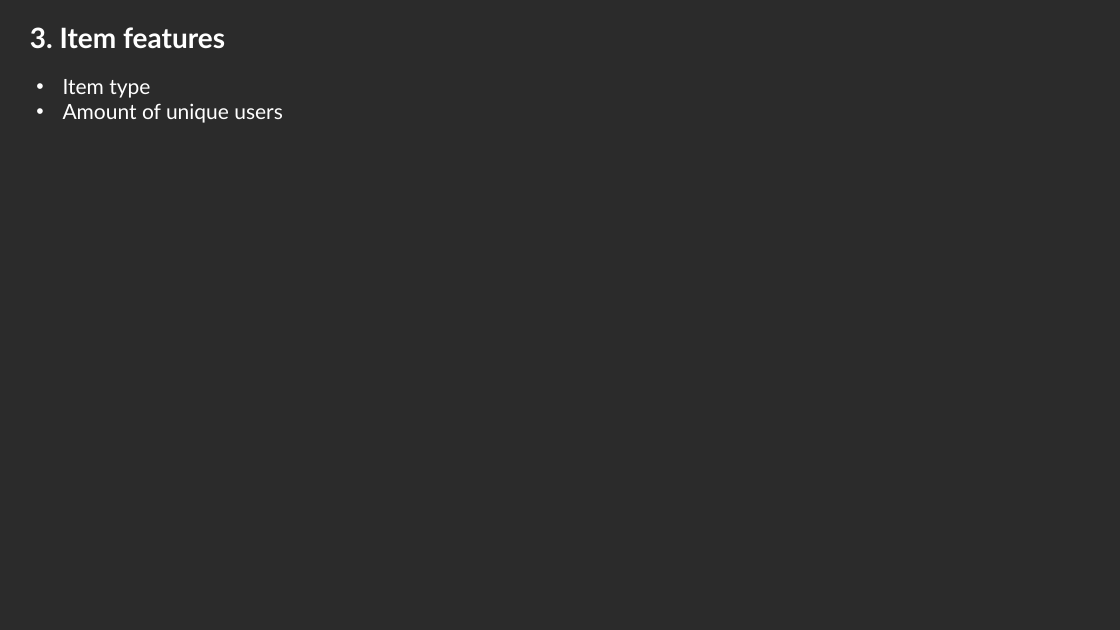
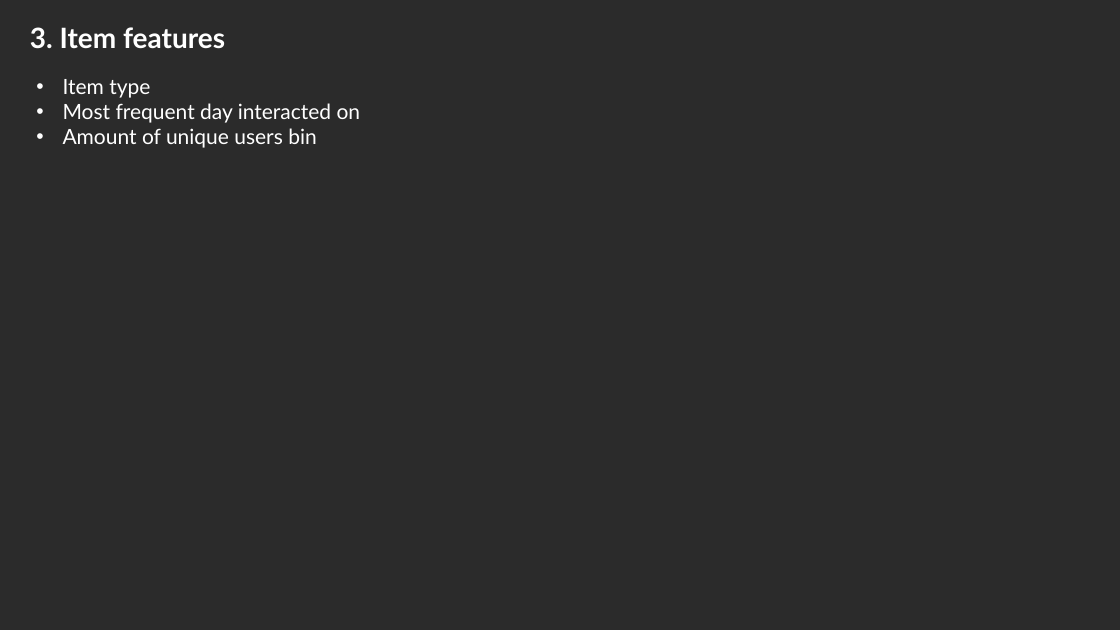
Before and after one commit to lizesteyn/FNBdataquest, a slide deck: slide 36 of Presentation1.pptx (slide 34 before the commit). Drawn at 1120x630 pixels with LibreOffice and Linux fonts; fonts in the diff are those of the drawing; background and template pictures are left out; a plain dark background stands for a picture behind light text. Boxes give left, top, right and bottom in pixels: in the first picture for what was removed or moved away, otherwise in the second. Text is boxed around its words. In the diff, an @@ line names an element or a change of style, - is before the commit and + after.

```diff
--- a/Presentation1.pptx
+++ b/Presentation1.pptx
@@ text at [63, 103, 361, 148]: text changed @@
-• Amount of unique users
+• Most frequent day interacted on
+• Amount of unique users bin
```
Also in this commit, not shown: 14 other slides changed, 13 slides added, 18 slides removed.
